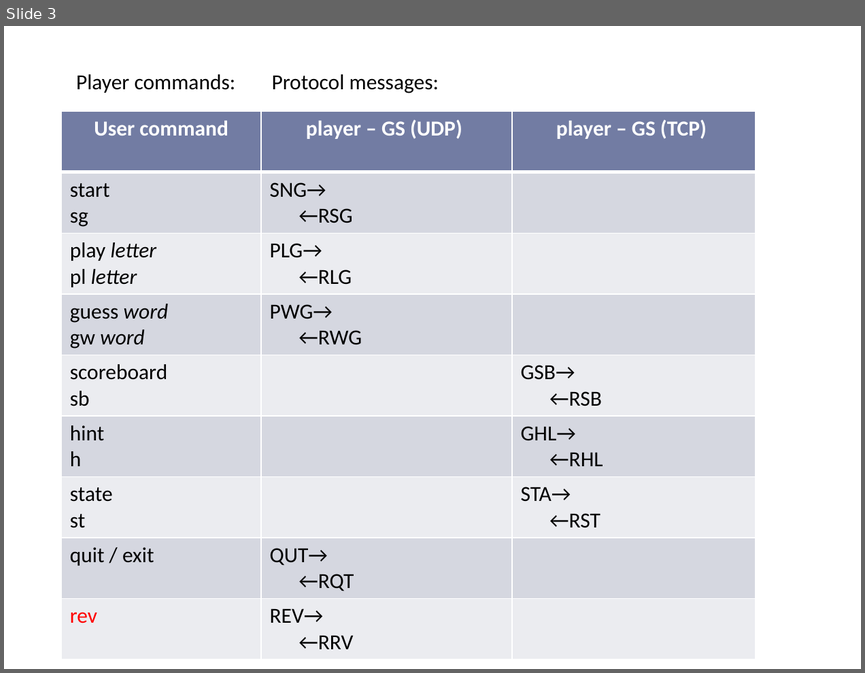
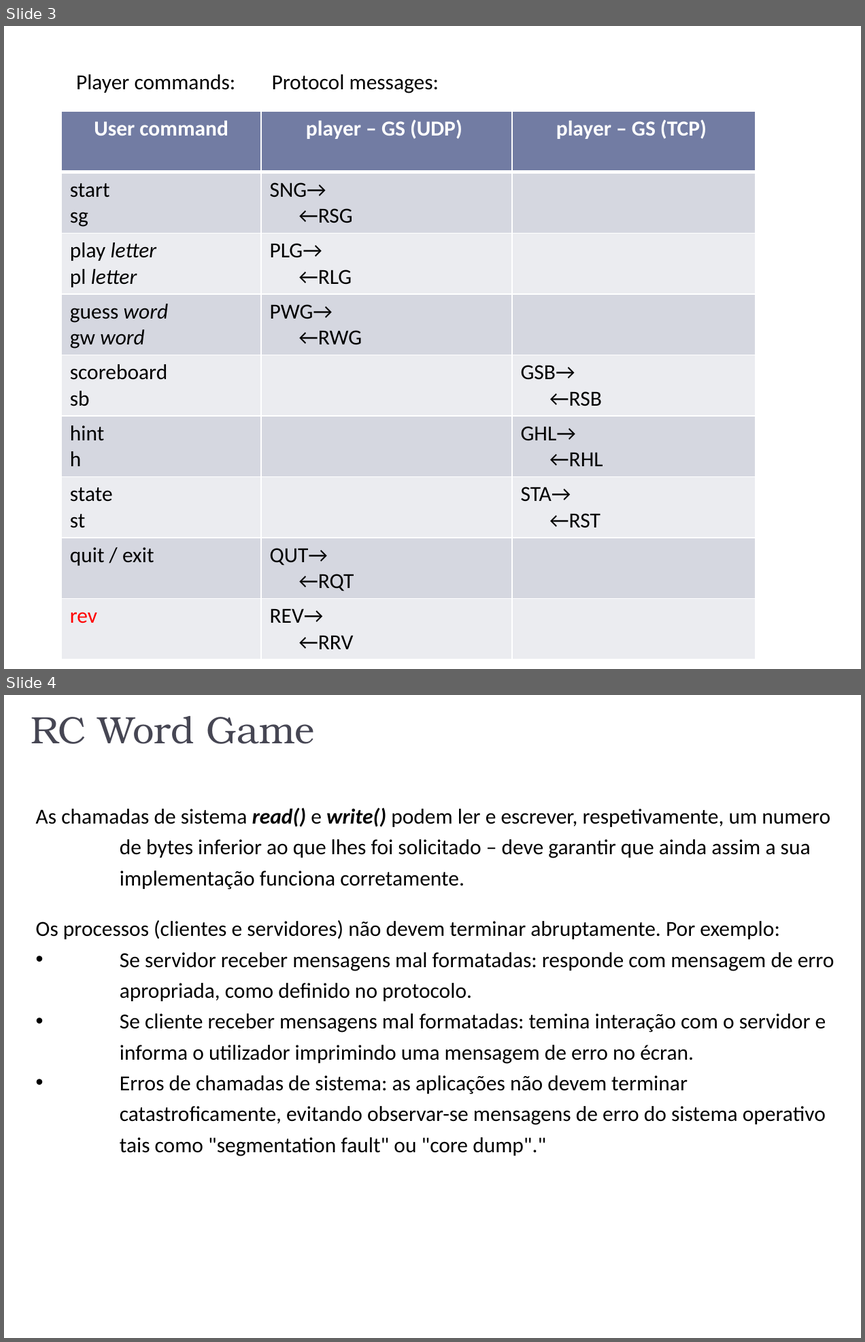
Before and after one commit to GuiBaracho/RC-Project, a slide deck: 2022_2023_Project_OverviewSlide.pptx. Shown one above the other, each under a label of ours: slide 3 before the commit, slides 3 and 4 after it. The pictures are 865x673 and 865x1342 pixels, drawn with LibreOffice and Linux fonts; fonts in the diff are those of the drawing. Boxes give left, top, right and bottom in pixels: in the first picture for what was removed or moved away, otherwise in the second. Text is boxed around its words. In the diff, an @@ line names an element or a change of style, - is before the commit and + after.

```diff
--- a/2022_2023_Project_OverviewSlide.pptx
+++ b/2022_2023_Project_OverviewSlide.pptx
@@ slide 4 added at box(4, 695, 861, 1338), background #FFFFFF @@
@@ title added at box(31, 716, 315, 744), 32 pt, text #464653 @@
+RC Word Game
@@ text added at box(36, 808, 834, 1156), 18 pt, text #000000 @@
+As chamadas de sistema read() e write() podem ler e escrever, respetivamente, um numero de bytes inferior ao que lhes foi solicitado – deve garantir que ainda assim a sua implementação funciona corretamente.
+Os processos (clientes e servidores) não devem terminar abruptamente. Por exemplo:
+• Se servidor receber mensagens mal formatadas: responde com mensagem de erro apropriada, como definido no protocolo.
+• Se cliente receber mensagens mal formatadas: temina interação com o servidor e informa o utilizador imprimindo uma mensagem de erro no écran.
+• Erros de chamadas de sistema: as aplicações não devem terminar catastroficamente, evitando observar-se mensagens de erro do sistema operativo tais como "segmentation fault" ou "core dump"."
```
Also in this commit, not shown: 2 slides changed, 4 other files.
